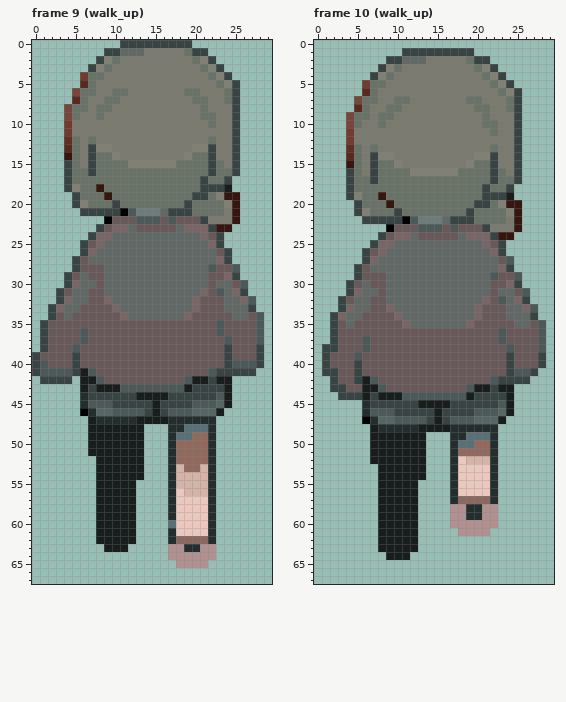
One commit to this pixel-art file: Sprites/Player/player.aseprite. The first picture shows the starting point.
30x68 pixels, 12 frames. Colours within 5 levels of each other are drawn and written as one. Shown: frame 9 (walk_up), frame 10 (walk_up). The commit also changed other frames, which this record leaves out.
After:
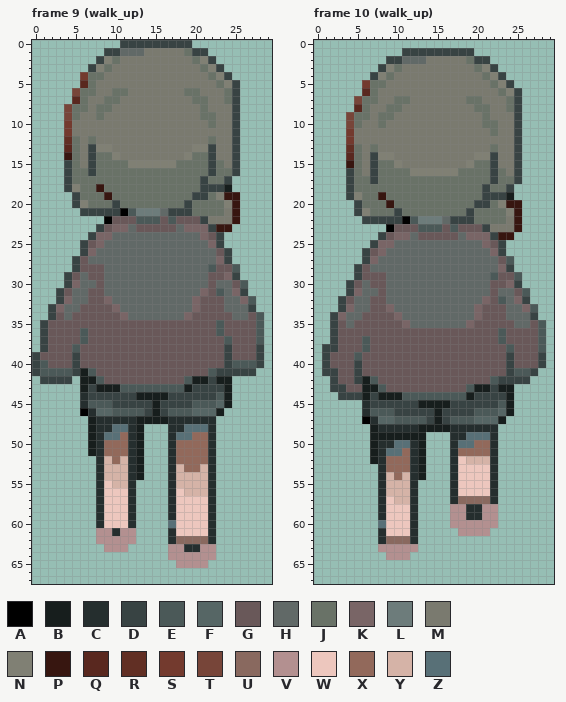
Palette (. is transparent): A #000000  B #171e1d  C #252e2e  D #384343  E #4b5958  F #566665  G #695859  H #616967  J #697267  K #796566  L #6d7c7b  M #7a7a6f  N #808074  P #371610  Q #59281f  R #612f24  S #733a2e  T #774539  U #89695f  V #b39090  W #edc7be  X #92695b  Y #d5b3a7  Z #587077
Edits made:
{"where": "frame 9 (walk_up), layer \"Layer 1\""}
{"frame":9,"y":48,"x":8,"old":"BBBBB","new":"CCZZC"}
{"frame":9,"y":49,"x":8,"old":"BBBBB","new":"CZZXC"}
{"frame":9,"y":50,"x":8,"old":"BBBBB","new":"CXXXC"}
{"frame":9,"y":51,"x":8,"old":"BBBBB","new":"CXXXC"}
{"frame":9,"y":52,"x":8,"old":"BBBBB","new":"CYXYC"}
{"frame":9,"y":53,"x":8,"old":"BBBBB","new":"CYYYC"}
{"frame":9,"y":54,"x":8,"old":"BBBBB","new":"CYYYC"}
{"frame":9,"y":55,"x":8,"old":"BBBBB","new":"CWYYC"}
{"frame":9,"y":56,"x":8,"old":"BBBBB","new":"CWWWC"}
{"frame":9,"y":57,"x":8,"old":"BBBBB","new":"CWWWC"}
{"frame":9,"y":58,"x":8,"old":"BBBBB","new":"CWWWC"}
{"frame":9,"y":59,"x":8,"old":"BBBBB","new":"CWWWC"}
{"frame":9,"y":60,"x":8,"old":"BBBBB","new":"CWWWC"}
{"frame":9,"y":61,"x":8,"old":"BBBBB","new":"VVCVV"}
{"frame":9,"y":62,"x":8,"old":"BBBBB","new":"VVVVV"}
{"frame":9,"y":63,"x":9,"old":"BBB","new":"VVV"}
{"where": "frame 10 (walk_up), layer \"Layer 1\""}
{"frame":10,"y":50,"x":8,"old":"BBBBB","new":"CCZZC"}
{"frame":10,"y":51,"x":8,"old":"BBBBB","new":"CZZXC"}
{"frame":10,"y":52,"x":8,"old":"BBBBB","new":"CXXXC"}
{"frame":10,"y":53,"x":8,"old":"BBBBB","new":"CXXXC"}
{"frame":10,"y":54,"x":8,"old":"BBBBB","new":"CYXYC"}
{"frame":10,"y":55,"x":8,"old":"BBBBB","new":"CYYYC"}
{"frame":10,"y":56,"x":8,"old":"BBBBB","new":"CYYYC"}
{"frame":10,"y":57,"x":8,"old":"BBBBB","new":"CWYYC"}
{"frame":10,"y":58,"x":8,"old":"BBBBB","new":"CWWWC"}
{"frame":10,"y":59,"x":8,"old":"BBBBB","new":"CWWWC"}
{"frame":10,"y":60,"x":8,"old":"BBBBB","new":"ZWWWC"}
{"frame":10,"y":61,"x":8,"old":"BBBBB","new":"CWWWC"}
{"frame":10,"y":62,"x":8,"old":"BBBBB","new":"CUUUC"}
{"frame":10,"y":63,"x":8,"old":"BBBBB","new":"VVVVV"}
{"frame":10,"y":64,"x":9,"old":"BBB","new":"VVV"}
{"label":"changed","picture_box":[96,424,136,552]}
{"label":"changed","picture_box":[378,440,418,560]}
